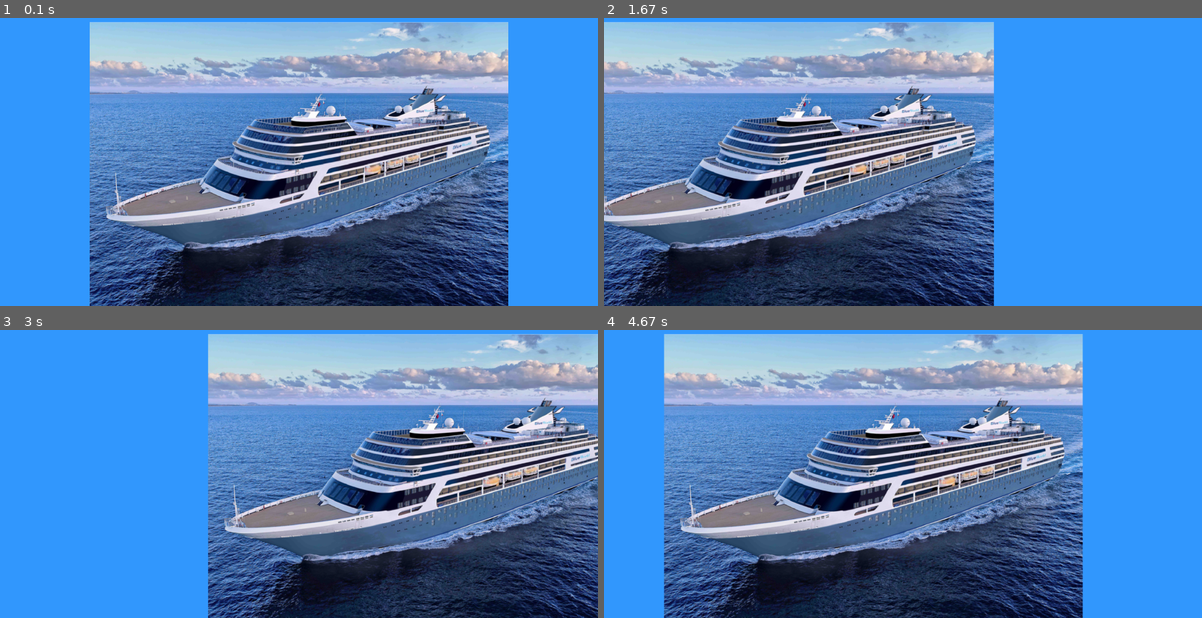
Above: before the commit, frames 1-4 (two rows, left to right).
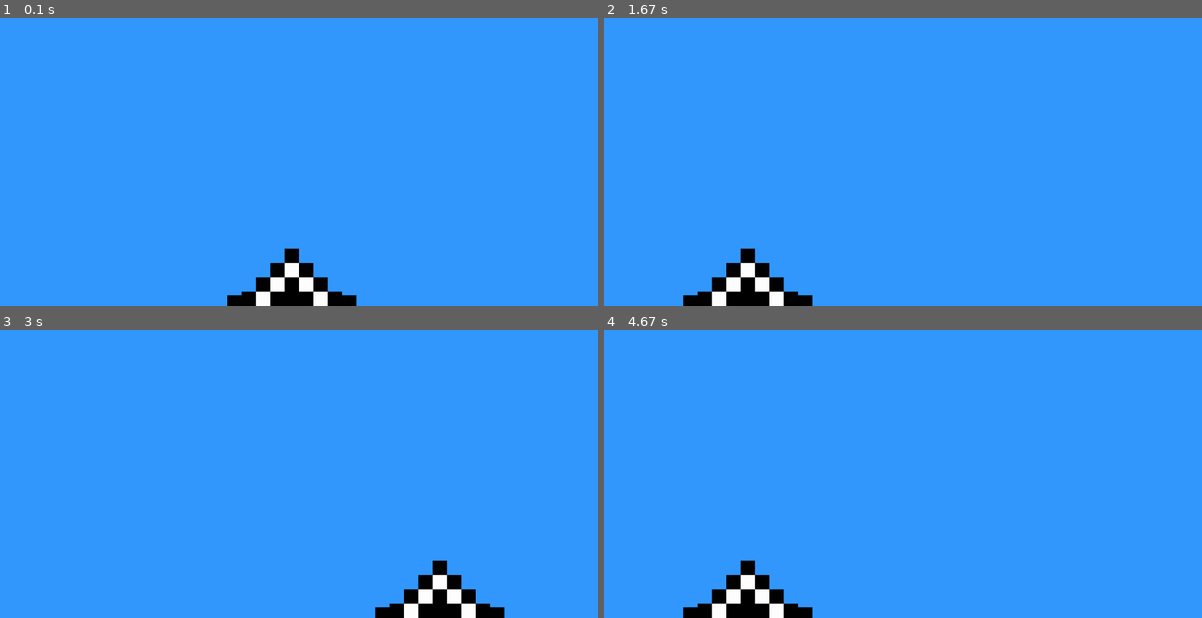
Above: after the commit, the same moments.

Repository: dz2701/PyGame-Practice
Game: pygame game, started from pygamepractice.py
Two runs of this game, one before a commit and one after it. Both use one fixed random seed, a clock stepped at 60 frames per second and the inputs below.
Inputs:
- Up to frame 1 (0.1 s): no input
- Up to frame 2 (1.67 s): hold Right 0.33-0.8 s; hold Left from 1.33 s (still down)
- Up to frame 3 (3 s): release Left at 1.87 s; hold Right 2.33-2.97 s
- Up to frame 4 (4.67 s): hold Left 3-3.47 s; hold Right 3.5-3.97 s; hold Left from 4.5 s (still down)

The runs differ from the first frame. In frame 1, 69% of the frame differs, in the area x 15-85%, y 1-100%; in frame 2, 64%; in frame 3, 64%; in frame 4, 69%, in the area x 10-81%, y 1-100%.

Commit message:
YESSS FINALLY DELAY SOVLED

Diff:
--- a/game_functions.py
+++ b/game_functions.py
@@ -5,12 +5,8 @@
     for event in pygame.event.get():
         if event.type == pygame.QUIT:
             sys.exit()
-        elif event.type == pygame.KEYDOWN:
-            if event.key == pygame.K_RIGHT: ship.moving_right = True
-            elif event.key == pygame.K_LEFT: ship.moving_left = True
-        elif event.type == pygame.KEYUP:
-            if event.key == pygame.K_RIGHT: ship.moving_right = False
-            elif event.key == pygame.K_LEFT: ship.moving_left = False
+        elif event.type == pygame.KEYDOWN: check_keydown_events(event,ship)
+        elif event.type == pygame.KEYUP: check_keyup_events(event,ship)
 
 
 
@@ -18,3 +14,11 @@
     screen.fill(set.color)
     ship.blitme()
     pygame.display.flip()
+
+def check_keydown_events(event, ship):
+    if event.key == pygame.K_RIGHT: ship.moving_right = True
+    elif event.key == pygame.K_LEFT: ship.moving_left = True
+
+def  check_keyup_events(event,ship):
+    if event.key == pygame.K_RIGHT: ship.moving_right = False
+    elif event.key == pygame.K_LEFT: ship.moving_left = False
--- a/pygamepractice.py
+++ b/pygamepractice.py
@@ -16,14 +16,10 @@
     #Run Game
     ship1 = Ship(set,scr)
     ship1.modmove(99)
-    ship1.blitme()
+
     while True:
         gf.check_events(ship1)
         ship1.update()
         gf.update_screen(set,scr,ship1)
 
-        for event in pg.event.get():
-            if event.type == pg.QUIT: sys.exit()
-        pg.display.flip()
-
 run_game()
--- a/ship.py
+++ b/ship.py
@@ -22,5 +22,6 @@
         self.rect.centerx = int(self.center)
 
 
+
      def modmove(self,n):
         self.shipset.ship_speed = n
Binary file changed: images/ship.bmp
